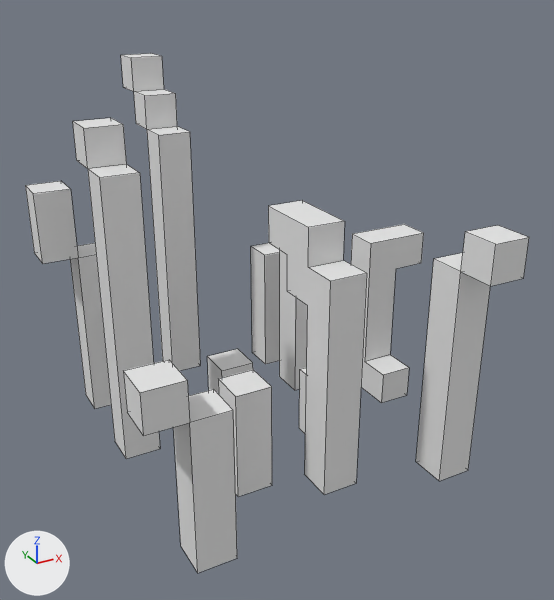
The FBX model bishrpg/Content/Objects/Block/Meshes/overlay_grass01.fbx: old version first, new version second.
One viewpoint serves both versions: a 50 mm camera at (-0.893, -1.77, 1.267) aimed at (0.062, -0.032, 0.399). Every picture has the same lights, and +X, +Y and +Z are marked at lower left. Mesh edges are drawn as thin lines. Where no turn or scale is listed for an object, it has been applied to the vertices.

In view in the first picture: 'overlay_grass01'.
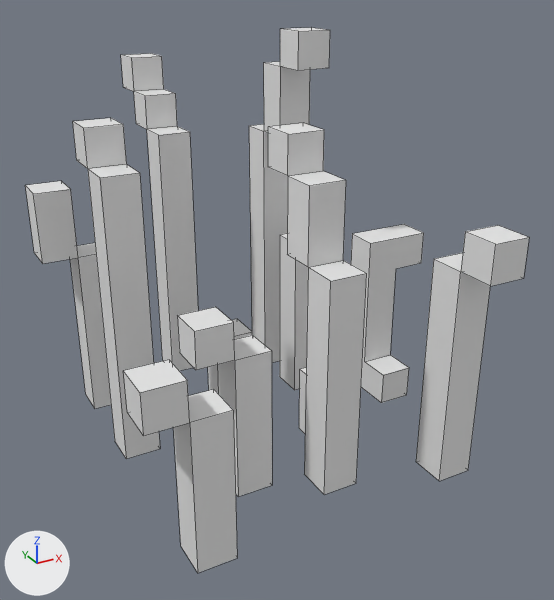
Boxes (x1, y1, x2, y2) around the edits, measured in the pictures (554 x 600 px):
```json
{"object": "overlay_grass01", "change": "reshaped", "before": [25, 53, 529, 573], "after": [25, 28, 529, 573]}
{"part": 1, "of": "me_overlay_grass01_002", "change": "built on", "before": [207, 201, 345, 497], "after": [177, 28, 346, 497]}
```

The change, as JSON lines over the scene's bpy script:
```json
{"block": "me_overlay_grass01_002", "where": "# used by ob_overlay_grass01; location = (0.0, 0.0, 0.0)"}
{"op": "remove", "block": "me_overlay_grass01_002", "code": "me_overlay_grass01_002.from_pydata(...)  # 160 vertices, 122 faces; spans x -0.5..0.6, y -0.6..0.7, z 0.0..1.0"}
{"op": "add", "block": "me_overlay_grass01_002", "code": "me_overlay_grass01_002.from_pydata(...)  # 170 vertices, 142 faces; spans x -0.5..0.6, y -0.6..0.7, z 0.0..1.1"}
{"block": "me_overlay_grass01_002", "change": "me_overlay_grass01_002 part 1"}
{"block": "me_overlay_grass01_002", "change": "22 vertices are removed from x -0.2..0.4, y -0.3..0.4, z 0.3..0.7"}
{"block": "me_overlay_grass01_002", "change": "21 faces are deleted"}
{"block": "me_overlay_grass01_002", "change": "8 vertices in x -0.1..0.1, y -0.3..0.1, z 0.2..0.7 move by (0.0, 0.0, 0.1)"}
{"block": "me_overlay_grass01_002", "change": "32 vertices are added at x -0.3..0.3, y -0.3..0.4, z 0.4..1.1"}
{"block": "me_overlay_grass01_002", "change": "41 new faces join them"}
```
